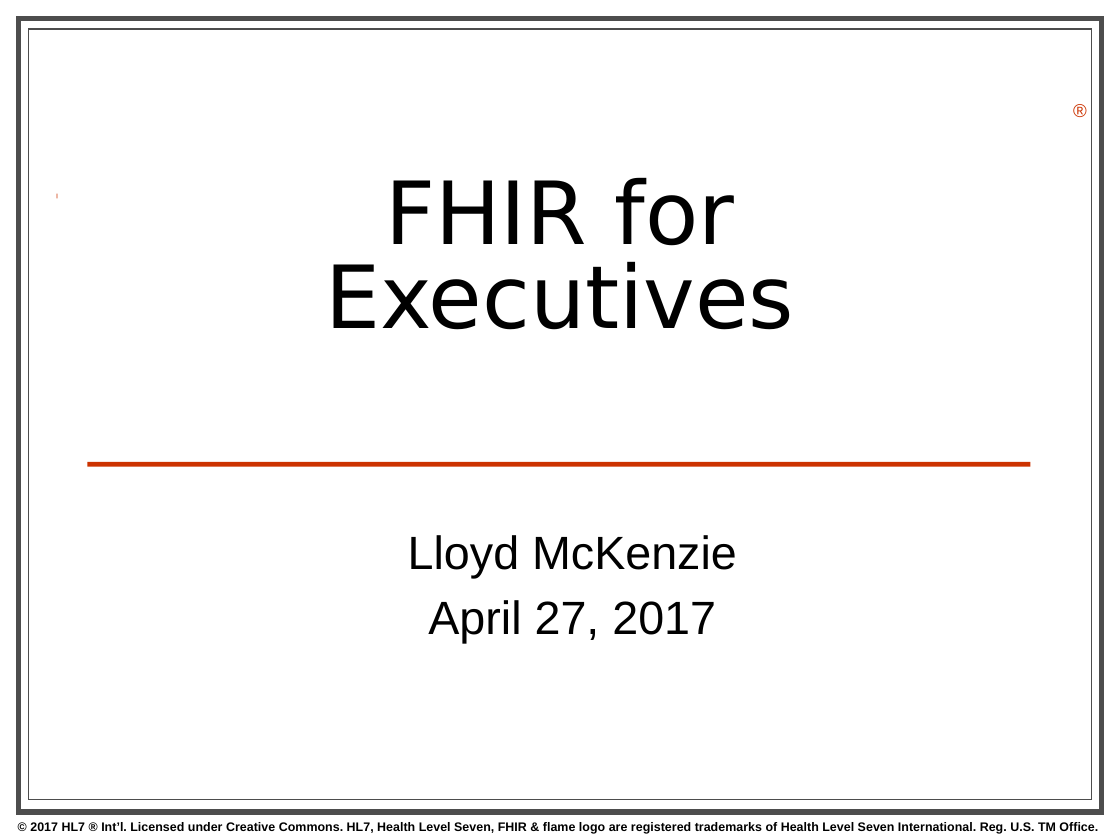
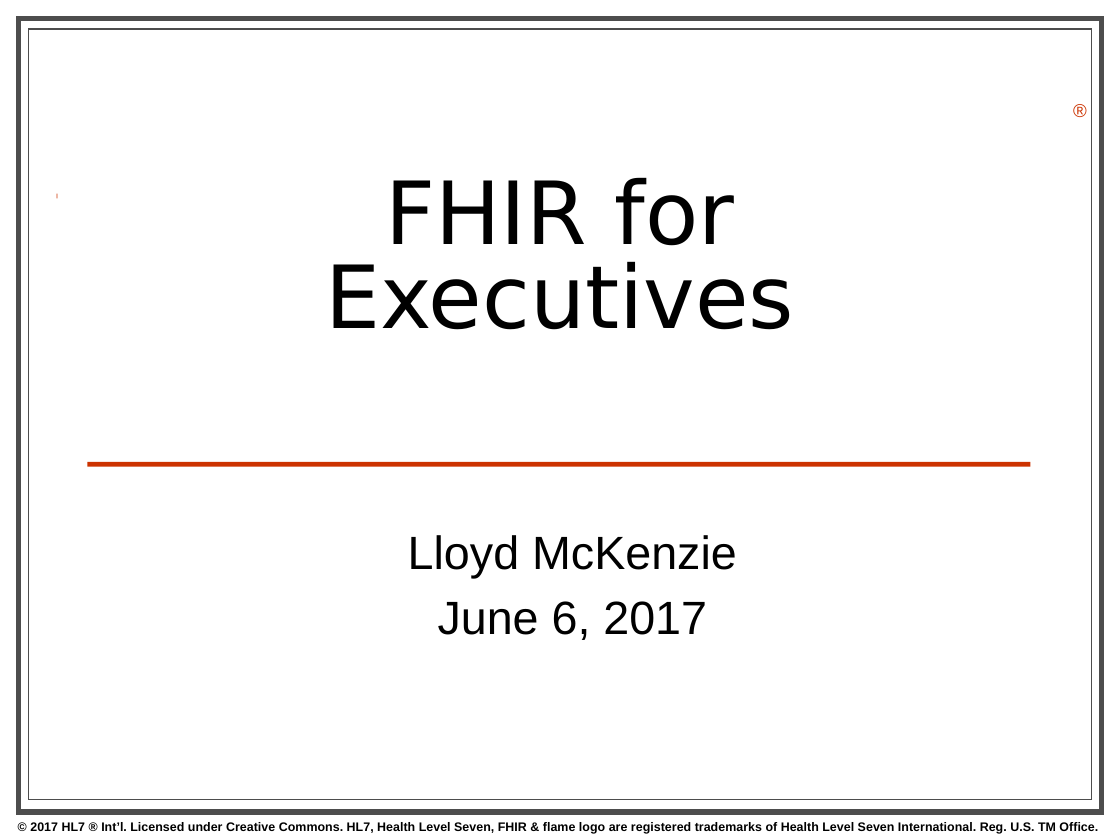
Before and after one commit to FHIR/documents, a slide deck: slide 1 of presentations/2099 Common/FHIR for Executives.pptx. Drawn at 1120x840 pixels with LibreOffice and Linux fonts; fonts in the diff are those of the drawing; background and template pictures are left out. Boxes give left, top, right and bottom in pixels: in the first picture for what was removed or moved away, otherwise in the second. Text is boxed around its words. In the diff, an @@ line names an element or a change of style, - is before the commit and + after.

```diff
--- a/presentations/2099 Common/FHIR for Executives.pptx
+++ b/presentations/2099 Common/FHIR for Executives.pptx
@@ subtitle at (x1=438, y1=601, x2=707, y2=640): text changed @@
-April 27, 2017
+June 6, 2017
```
Also in this commit, not shown: 12 other slides changed, 3 other files.
